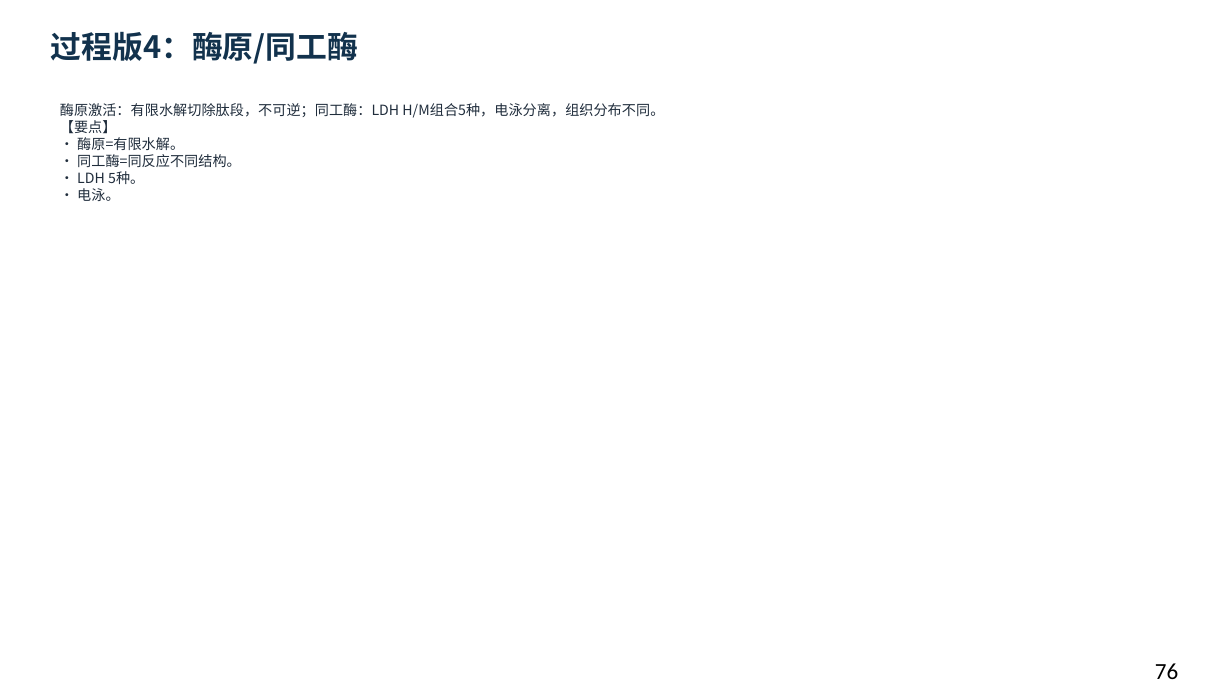
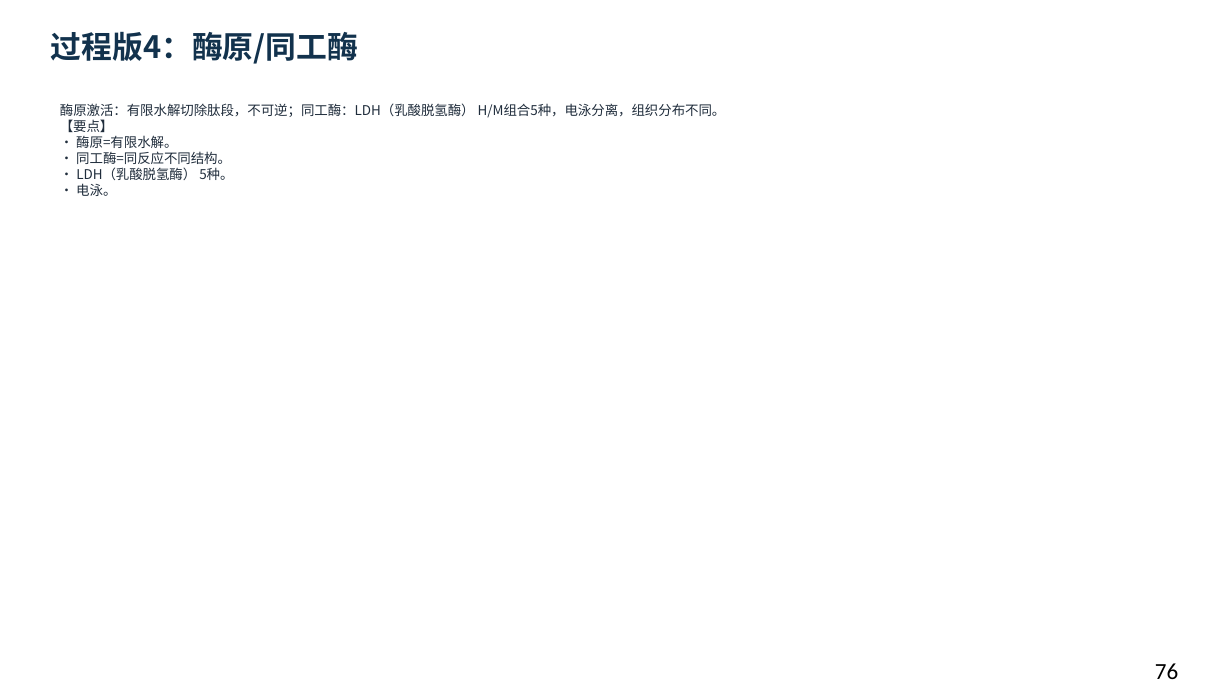
Before and after one commit to newkan-li/Biochemistry, a slide deck: slide 76 of downloads/bc08-ai-style.pptx. Drawn at 1232x693 pixels with LibreOffice and Linux fonts; fonts in the diff are those of the drawing. Boxes give left, top, right and bottom in pixels: in the first picture for what was removed or moved away, otherwise in the second. Text is boxed around its words. In the diff, an @@ line names an element or a change of style, - is before the commit and + after.

```diff
--- a/downloads/bc08-ai-style.pptx
+++ b/downloads/bc08-ai-style.pptx
@@ text at <box>60,103,726,196</box>: text changed; size 11 to 10.5 pt @@
-酶原激活：有限水解切除肽段，不可逆；同工酶：LDH H/M组合5种，电泳分离，组织分布不同。
-【要点】
-• 酶原=有限水解。
-• 同工酶=同反应不同结构。
-• LDH 5种。
-• 电泳。
+酶原激活：有限水解切除肽段，不可逆；同工酶：LDH（乳酸脱氢酶） H/M组合5种，电泳分离，组织分布不同。
+【要点】
+• 酶原=有限水解。
+• 同工酶=同反应不同结构。
+• LDH（乳酸脱氢酶） 5种。
+• 电泳。
```
Also in this commit, not shown: 107 other slides changed, 4 other files.
